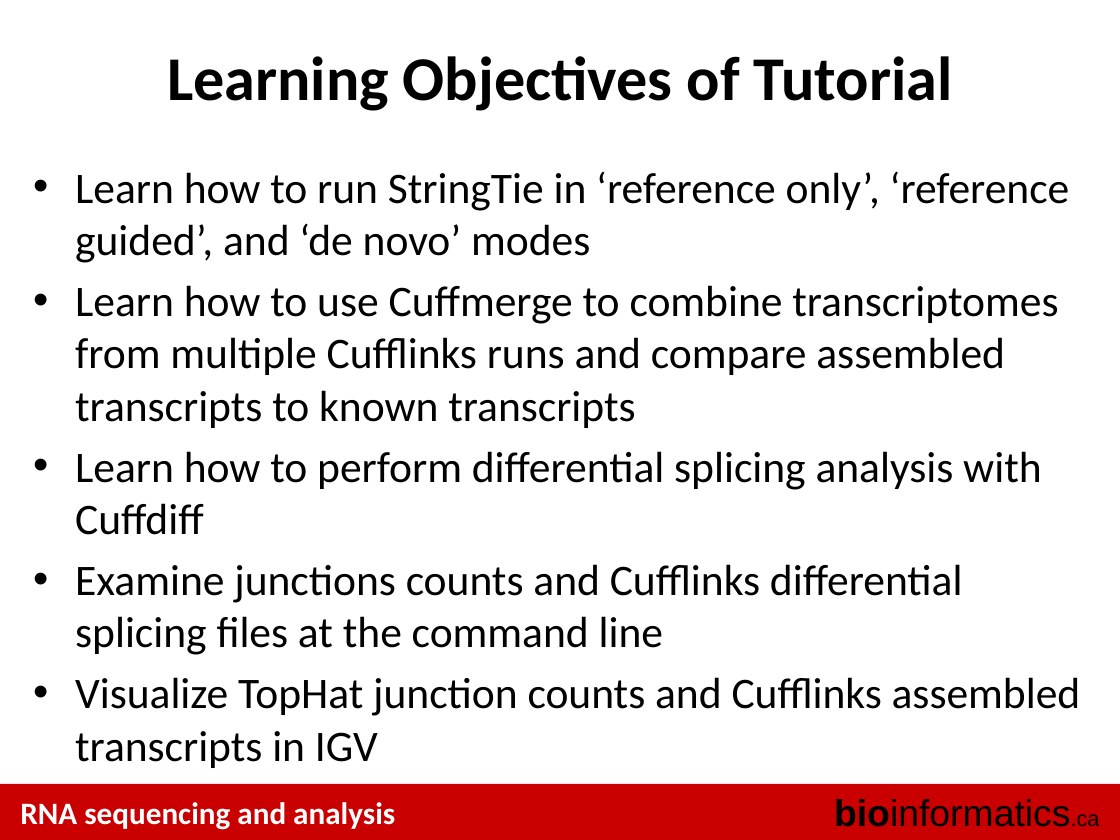
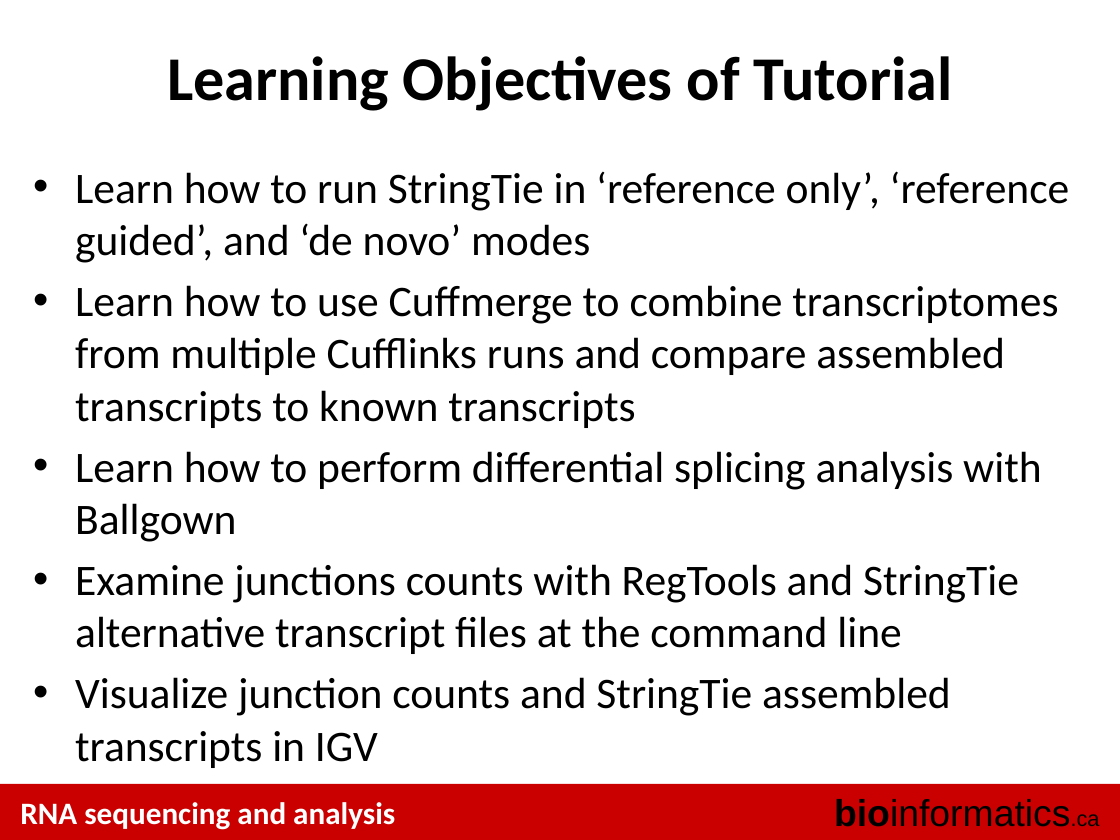
Before and after one commit to griffithlab/rnaseq_tutorial_wiki, a slide deck: slide 4 of LectureFiles/cbw-cshl/2017/RNASeq_Module4_Tutorial.pptx. Drawn at 1120x840 pixels with LibreOffice and Linux fonts; fonts in the diff are those of the drawing. Boxes give left, top, right and bottom in pixels: in the first picture for what was removed or moved away, otherwise in the second. Text is boxed around its words. In the diff, an @@ line names an element or a change of style, - is before the commit and + after.

```diff
--- a/LectureFiles/cbw-cshl/2017/RNASeq_Module4_Tutorial.pptx
+++ b/LectureFiles/cbw-cshl/2017/RNASeq_Module4_Tutorial.pptx
@@ text at box(75, 451, 1042, 768): text changed @@
-• Learn how to perform differential splicing analysis with Cuffdiff
-• Examine junctions counts and Cufflinks differential splicing files at the command line
-• Visualize TopHat junction counts and Cufflinks assembled transcripts in IGV
+• Learn how to perform differential splicing analysis with Ballgown
+• Examine junctions counts with RegTools and StringTie alternative transcript files at the command line
+• Visualize junction counts and StringTie assembled transcripts in IGV
```
Also in this commit, not shown: 5 other slides changed, 2 slides removed, 1 other file.
